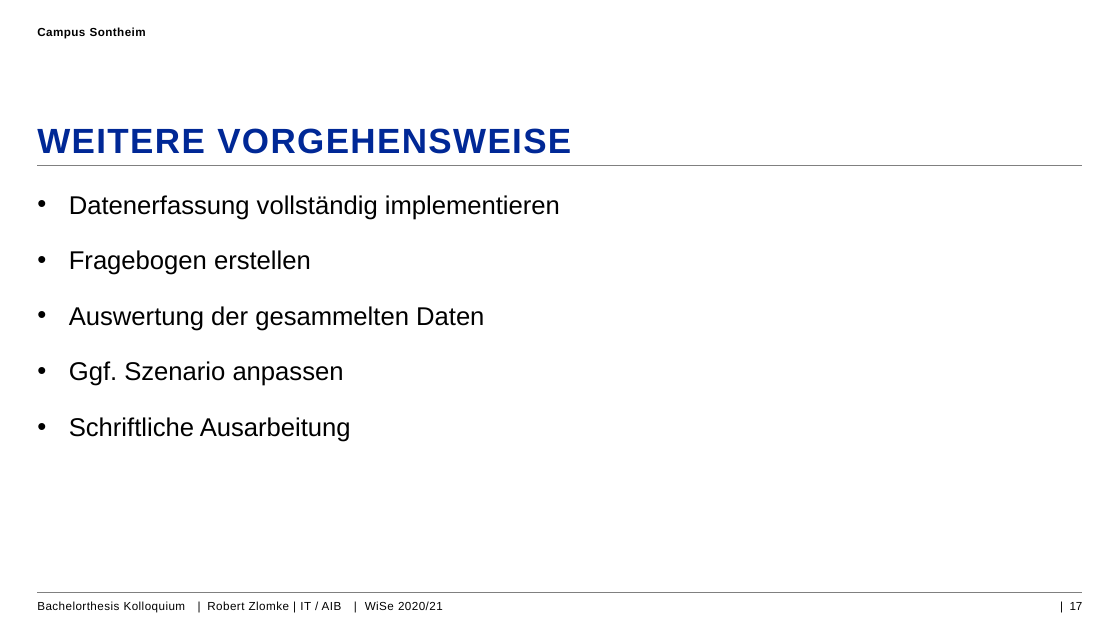
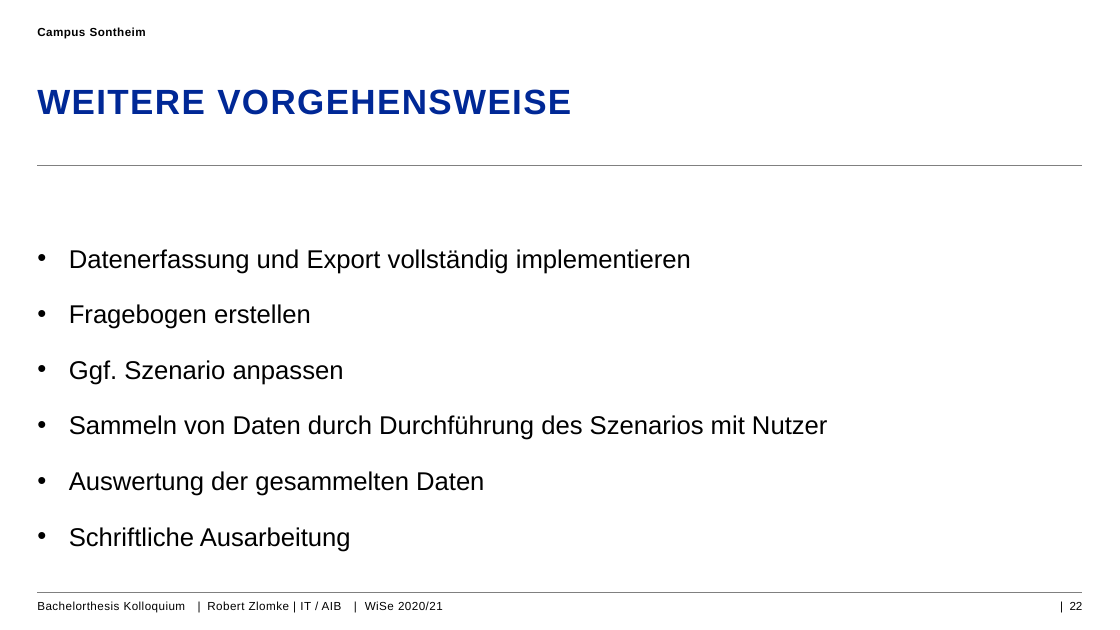
Before and after one commit to RobZlo/Studium, a slide deck: slide 22 of Kolloquium_Präsentation_RobertZlomle.pptx (slide 17 before the commit). Drawn at 1120x630 pixels with LibreOffice and Linux fonts; fonts in the diff are those of the drawing; background and template pictures are left out. Boxes give left, top, right and bottom in pixels: in the first picture for what was removed or moved away, otherwise in the second. Text is boxed around its words. In the diff, an @@ line names an element or a change of style, - is before the commit and + after.

```diff
--- a/Kolloquium_Präsentation_RobertZlomle.pptx
+++ b/Kolloquium_Präsentation_RobertZlomle.pptx
@@ title "WEITERE VORGEHENSWEISE": place and size @@
-title "WEITERE VORGEHENSWEISE" at box(37, 128, 571, 154)
+title "WEITERE VORGEHENSWEISE" at box(37, 89, 571, 115)
@@ text at box(69, 249, 691, 274): text changed @@
-• Datenerfassung vollständig implementieren
+• Datenerfassung und Export vollständig implementieren
@@ text at box(69, 360, 827, 440): paragraphs added @@
+• Ggf. Szenario anpassen
+• Sammeln von Daten durch Durchführung des Szenarios mit Nutzer
@@ page number at box(1070, 602, 1083, 610): text changed @@
-| 17
+| 22
```
Also in this commit, not shown: 7 other slides changed, 5 slides added, 3 other files.
